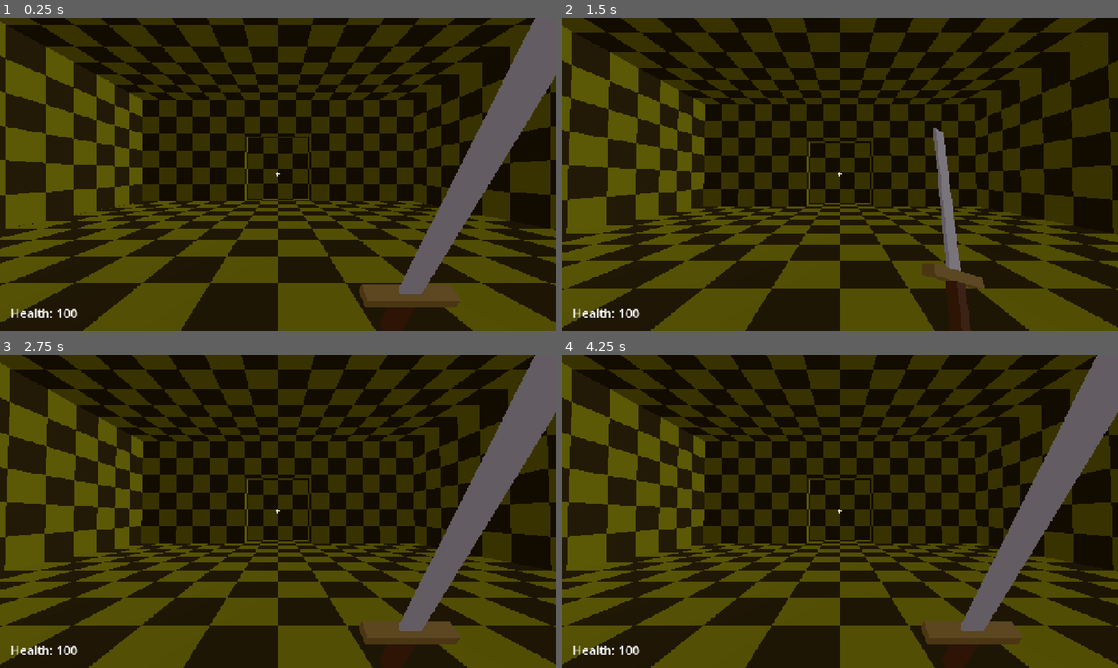
Above: before the commit, frames 1-4 (two rows, left to right).
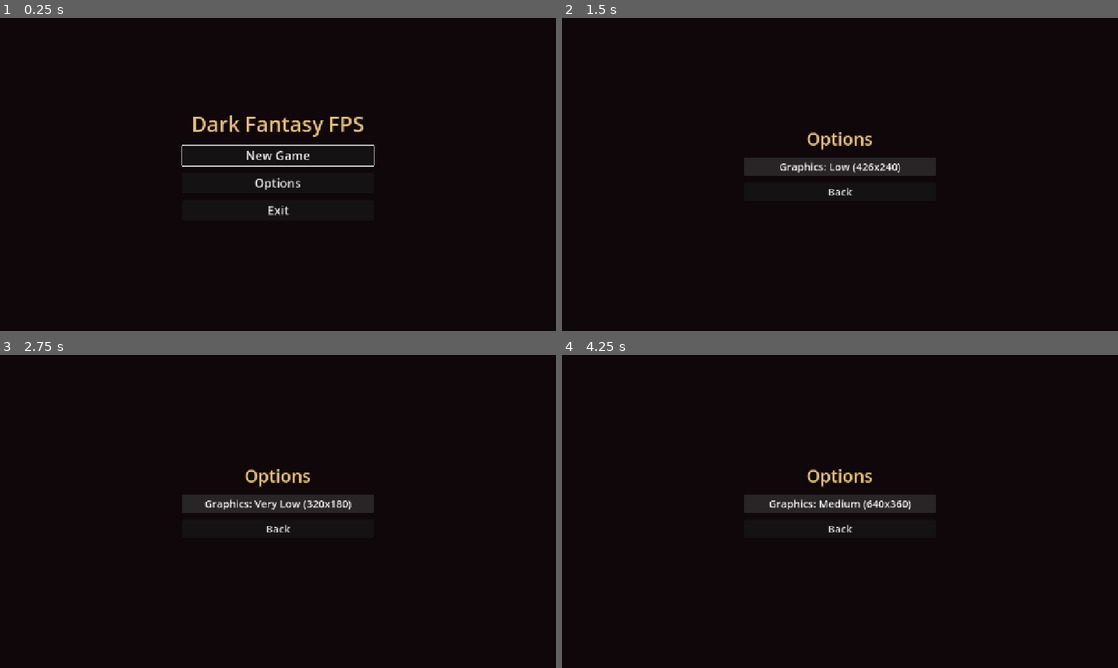
Above: after the commit, the same moments.

Repository: ryanhicke/dark-fantasy-fps
Game: Godot game, scene res://main.tscn
The game is run twice, just before and just after one commit, with the same random seed, the same clock (stepped at 60 frames per second) and the same inputs.
Inputs (mouse positions are in pixels of both pictures, inside the frame that each line leads up to):
- Up to frame 1 (0.25 s): no input
- Up to frame 2 (1.5 s): click (840, 183) at 0.5 s, where only the run after the commit has a clickable "Options"; click (840, 168) at 1.25 s, where only the run after the commit has a clickable "Graphics: Medium (640x360)"
- Up to frame 3 (2.75 s): click (278, 505) at 2 s, where only the run after the commit has a clickable "Graphics: Low (426x240)"
- Up to frame 4 (4.25 s): click (840, 505) at 2.75 s, where only the run after the commit has a clickable "Graphics: Very Low (320x180)"; click (840, 505) at 3.5 s, where only the run after the commit has a clickable "Graphics: High (1280x720)"

The runs differ from the first frame. In frame 1, 55% of the frame differs, in the area x 0-100%, y 0-100%; in frame 2, 52%; in frame 3, 56%; in frame 4, 56%.

Commit message:
Add welcome menu with New Game, Options, and Exit
The game now opens on a main menu instead of dropping into level 1.
W/S (move_forward/move_back) move the highlight and wrap at the ends, and
Enter selects. Navigation lives in a shared MenuPage built on Button focus,
so mouse clicks and arrow keys also work.

- New Game starts the level sequence (honoring Main.start_level_index).
- Options cycles the graphics level (High/Medium/Low/Very Low = pixel size
  1-4) and applies it immediately.
- Exit quits the app.
- Finishing the final level now returns to the menu: GameState emits
  game_completed instead of restarting at level 1.

A new Settings autoload saves the graphics level to user://settings.cfg,
falling back to the default on a missing or bad file. GameView and the F2
debug key go through Settings so they stay in sync. Menus render at full
resolution so they stay readable at every graphics level.

Co-Authored-By: Claude Opus 5.5 <noreply@anthropic.com>

Diff:
--- a/core/game_state.gd
+++ b/core/game_state.gd
@@ -4,11 +4,14 @@
 ## Decides which level comes next; Main does the scene-tree work of loading
 ## it when level_load_requested fires. Levels report back through
 ## finish_level(), and the intermission screen calls advance_to_next_level().
+## Main opens the main menu again on game_completed.
 
 ## Main loads [param scene_path] in place of the current level.
 signal level_load_requested(scene_path: String)
 ## The exit was reached. The intermission screen shows [param stats].
 signal level_finished(stats: LevelStats, is_final: bool)
+## The final level's intermission was dismissed. The run is over.
+signal game_completed
 
 const DEFAULT_LEVEL_LIST_PATH: String = "res://levels/level_list.tres"
 
@@ -58,10 +61,13 @@
 
 
 ## Called when the intermission is dismissed. After the final level this
-## starts a new run from the first level.
+## ends the run instead of loading anything.
 func advance_to_next_level() -> void:
 	if is_final_level():
-		start_game(0)
+		current_level_index = 0
+		_entry_state = null
+		_exit_state = null
+		game_completed.emit()
 		return
 	current_level_index += 1
 	_entry_state = _exit_state
--- /dev/null
+++ b/core/settings.gd
@@ -0,0 +1,55 @@
+extends Node
+## Player-facing settings that persist between launches (user://settings.cfg).
+##
+## Holds only what an options screen exposes: the graphics level for now.
+## Add mouse sensitivity, volume, etc. here as options for them appear.
+##
+## No class_name: the autoload name (Settings) is the global identifier.
+
+signal pixel_size_changed(pixel_size: int)
+
+const SETTINGS_PATH: String = "user://settings.cfg"
+const SECTION_GRAPHICS: String = "graphics"
+const KEY_PIXEL_SIZE: String = "pixel_size"
+## Medium: 640x360 at the 1280x720 base size.
+const DEFAULT_PIXEL_SIZE: int = 2
+
+## GameView pixel size (1 = full resolution, higher = chunkier and faster).
+var pixel_size: int = DEFAULT_PIXEL_SIZE
+## Where settings are read from and written to. Tests point this elsewhere.
+var file_path: String = SETTINGS_PATH
+
+
+func _ready() -> void:
+	load_settings()
+
+
+## Saves immediately, so a change survives even if the game crashes later.
+func set_pixel_size(value: int) -> void:
+	var clamped: int = clampi(value, GameView.MIN_PIXEL_SIZE, GameView.MAX_PIXEL_SIZE)
+	if clamped == pixel_size:
+		return
+	pixel_size = clamped
+	pixel_size_changed.emit(pixel_size)
+	save_settings()
+
+
+## Missing, unreadable, or invalid values fall back to the defaults, so a
+## bad settings file can never stop the game from starting.
+func load_settings() -> void:
+	var config: ConfigFile = ConfigFile.new()
+	pixel_size = DEFAULT_PIXEL_SIZE
+	if config.load(file_path) != OK:
+		return
+	var stored: Variant = config.get_value(SECTION_GRAPHICS, KEY_PIXEL_SIZE, DEFAULT_PIXEL_SIZE)
+	if stored is int:
+		pixel_size = clampi(stored, GameView.MIN_PIXEL_SIZE, GameView.MAX_PIXEL_SIZE)
+
+
+func save_settings() -> Error:
+	var config: ConfigFile = ConfigFile.new()
+	config.set_value(SECTION_GRAPHICS, KEY_PIXEL_SIZE, pixel_size)
+	var result: Error = config.save(file_path)
+	if result != OK:
+		push_warning("Settings: could not save to %s (%s)." % [file_path, error_string(result)])
+	return result
--- a/main.gd
+++ b/main.gd
@@ -1,20 +1,44 @@
 extends Node
-## Entry scene. Starts the run through GameState and swaps level scenes
-## under LevelRoot whenever GameState asks for one. LevelRoot and the HUD
-## live inside GameView so they render at the low internal resolution.
+## Entry scene. Opens on the main menu; New Game starts the run through
+## GameState, and Main swaps level scenes under LevelRoot whenever GameState
+## asks for one. Finishing the final level returns to the menu.
+##
+## LevelRoot and the HUD live inside GameView so they render at the low
+## internal resolution. The menus stay outside it so they're always crisp.
 
-## Level to start from, always with a pistol start. Change it in the
-## inspector to jump straight to a later level.
+## Level New Game starts from, always with a pistol start. Change it in the
+## inspector to jump straight to a later level while testing.
 @export var start_level_index: int = 0
 
 var _level: Node
 
+@onready var _game_view: GameView = $GameView
 @onready var _level_root: Node = $GameView/SubViewport/LevelRoot
+@onready var _main_menu: CanvasLayer = $MainMenu
 
 
 func _ready() -> void:
 	GameState.level_load_requested.connect(_on_level_load_requested)
+	GameState.game_completed.connect(_show_main_menu)
+	_main_menu.new_game_selected.connect(_on_new_game_selected)
+	_main_menu.exit_selected.connect(_on_exit_selected)
+	_show_main_menu()
+
+
+func _show_main_menu() -> void:
+	_unload_level()
+	# Hidden, the GameView stops rendering and forwarding input.
+	_game_view.visible = false
+	_main_menu.open()
+
+
+func _on_new_game_selected() -> void:
+	_game_view.visible = true
 	GameState.start_game(start_level_index)
+
+
+func _on_exit_selected() -> void:
+	get_tree().quit()
 
 
 func _on_level_load_requested(scene_path: String) -> void:
@@ -27,10 +51,16 @@
 	if scene == null:
 		push_error("Main: could not load level '%s'." % scene_path)
 		return
-	if _level != null:
-		# Remove before freeing so the old level's player and camera are gone
-		# before the new ones enter the tree.
-		_level_root.remove_child(_level)
-		_level.queue_free()
+	_unload_level()
 	_level = scene.instantiate()
 	_level_root.add_child(_level)
+
+
+func _unload_level() -> void:
+	if _level == null:
+		return
+	# Remove before freeing so the old level's player and camera are gone
+	# before the new ones enter the tree.
+	_level_root.remove_child(_level)
+	_level.queue_free()
+	_level = null
--- a/main.tscn
+++ b/main.tscn
@@ -4,6 +4,7 @@
 [ext_resource type="PackedScene" path="res://ui/hud.tscn" id="3_hud"]
 [ext_resource type="PackedScene" path="res://ui/intermission.tscn" id="4_intermission"]
 [ext_resource type="Script" path="res://ui/game_view.gd" id="5_game_view"]
+[ext_resource type="PackedScene" path="res://ui/main_menu.tscn" id="6_main_menu"]
 
 [node name="Main" type="Node"]
 script = ExtResource("1_main")
@@ -31,3 +32,5 @@
 [node name="HUD" parent="GameView/SubViewport" instance=ExtResource("3_hud")]
 
 [node name="Intermission" parent="." instance=ExtResource("4_intermission")]
+
+[node name="MainMenu" parent="." instance=ExtResource("6_main_menu")]
--- a/project.godot
+++ b/project.godot
@@ -21,6 +21,7 @@
 GameState="*res://core/game_state.gd"
 SaveManager="*res://core/save_manager.gd"
 AudioManager="*res://core/audio_manager.gd"
+Settings="*res://core/settings.gd"
 
 [display]
 
--- a/tests/test_game_state.gd
+++ b/tests/test_game_state.gd
@@ -81,10 +81,12 @@
 	assert_eq(_state.get_entry_state().health, 42.0)
 
 
-func test_advancing_past_the_final_level_starts_a_new_run() -> void:
+func test_advancing_past_the_final_level_ends_the_run() -> void:
 	_state.start_game(2)
 	_state.finish_level(_bundle(42.0, 7), LevelStats.new())
 	_state.advance_to_next_level()
+	assert_signal_emitted(_state, "game_completed")
+	# Only the start_game load; nothing new is loaded after the final level.
+	assert_signal_emit_count(_state, "level_load_requested", 1)
 	assert_eq(_state.current_level_index, 0)
-	assert_signal_emitted_with_parameters(_state, "level_load_requested", [LEVEL_A])
 	assert_null(_state.get_entry_state())
--- /dev/null
+++ b/tests/test_menus.gd
@@ -0,0 +1,37 @@
+extends GutTest
+## Menu selection wrapping and the graphics level labels.
+
+const BASE_SIZE: Vector2 = Vector2(1280, 720)
+
+
+func test_moving_down_from_the_last_item_wraps_to_the_first() -> void:
+	assert_eq(MenuPage.wrap_index(2, 1, 3), 0)
+
+
+func test_moving_up_from_the_first_item_wraps_to_the_last() -> void:
+	assert_eq(MenuPage.wrap_index(0, -1, 3), 2)
+
+
+func test_moving_within_the_list_does_not_wrap() -> void:
+	assert_eq(MenuPage.wrap_index(0, 1, 3), 1)
+	assert_eq(MenuPage.wrap_index(2, -1, 3), 1)
+
+
+func test_empty_list_stays_at_zero() -> void:
+	assert_eq(MenuPage.wrap_index(0, 1, 0), 0)
+
+
+func test_graphics_labels_name_each_level_and_its_resolution() -> void:
+	assert_eq(OptionsMenu.graphics_label(1, BASE_SIZE), "Graphics: High (1280x720)")
+	assert_eq(OptionsMenu.graphics_label(2, BASE_SIZE), "Graphics: Medium (640x360)")
+	assert_eq(OptionsMenu.graphics_label(3, BASE_SIZE), "Graphics: Low (426x240)")
+	assert_eq(OptionsMenu.graphics_label(4, BASE_SIZE), "Graphics: Very Low (320x180)")
+
+
+func test_every_pixel_size_has_a_name() -> void:
+	for pixel_size: int in range(GameView.MIN_PIXEL_SIZE, GameView.MAX_PIXEL_SIZE + 1):
+		assert_true(OptionsMenu.LEVEL_NAMES.has(pixel_size), "no name for %d" % pixel_size)
+
+
+func test_base_size_matches_the_project_setting() -> void:
+	assert_eq(OptionsMenu.base_size(), BASE_SIZE)
--- /dev/null
+++ b/tests/test_settings.gd
@@ -0,0 +1,76 @@
+extends GutTest
+## Settings save/load and fallbacks. Uses a fresh Settings instance writing
+## to a test file, never the player's real user://settings.cfg.
+
+const SettingsScript: GDScript = preload("res://core/settings.gd")
+const TEST_PATH: String = "user://test_settings.cfg"
+
+var _settings: Node
+
+
+func before_each() -> void:
+	_delete_test_file()
+	_settings = autofree(SettingsScript.new())
+	_settings.file_path = TEST_PATH
+	watch_signals(_settings)
+
+
+func after_each() -> void:
+	_delete_test_file()
+
+
+func _delete_test_file() -> void:
+	if FileAccess.file_exists(TEST_PATH):
+		DirAccess.remove_absolute(TEST_PATH)
+
+
+func _fresh_load() -> Node:
+	var other: Node = autofree(SettingsScript.new())
+	other.file_path = TEST_PATH
+	other.load_settings()
+	return other
+
+
+func test_missing_file_gives_the_default() -> void:
+	_settings.load_settings()
+	assert_eq(_settings.pixel_size, SettingsScript.DEFAULT_PIXEL_SIZE)
+
+
+func test_changed_pixel_size_is_saved_and_reloaded() -> void:
+	_settings.set_pixel_size(3)
+	assert_signal_emitted_with_parameters(_settings, "pixel_size_changed", [3])
+	assert_eq(_fresh_load().pixel_size, 3)
+
+
+func test_setting_the_same_value_does_nothing() -> void:
+	_settings.set_pixel_size(SettingsScript.DEFAULT_PIXEL_SIZE)
+	assert_signal_not_emitted(_settings, "pixel_size_changed")
+	assert_false(FileAccess.file_exists(TEST_PATH))
+
+
+func test_out_of_range_values_are_clamped() -> void:
+	_settings.set_pixel_size(99)
+	assert_eq(_settings.pixel_size, GameView.MAX_PIXEL_SIZE)
+	_settings.set_pixel_size(-5)
+	assert_eq(_settings.pixel_size, GameView.MIN_PIXEL_SIZE)
+
+
+func test_garbage_file_falls_back_to_the_default() -> void:
+	var file: FileAccess = FileAccess.open(TEST_PATH, FileAccess.WRITE)
+	file.store_string("this is [not a valid config")
+	file.close()
+	assert_eq(_fresh_load().pixel_size, SettingsScript.DEFAULT_PIXEL_SIZE)
+
+
+func test_wrong_value_type_falls_back_to_the_default() -> void:
+	var config: ConfigFile = ConfigFile.new()
+	config.set_value(SettingsScript.SECTION_GRAPHICS, SettingsScript.KEY_PIXEL_SIZE, "big")
+	config.save(TEST_PATH)
+	assert_eq(_fresh_load().pixel_size, SettingsScript.DEFAULT_PIXEL_SIZE)
+
+
+func test_out_of_range_saved_value_is_clamped_on_load() -> void:
+	var config: ConfigFile = ConfigFile.new()
+	config.set_value(SettingsScript.SECTION_GRAPHICS, SettingsScript.KEY_PIXEL_SIZE, 50)
+	config.save(TEST_PATH)
+	assert_eq(_fresh_load().pixel_size, GameView.MAX_PIXEL_SIZE)
--- a/ui/game_view.gd
+++ b/ui/game_view.gd
@@ -22,16 +22,16 @@
 ## than an input action because it is a dev tool, not a player control.
 const DEBUG_CYCLE_KEY: Key = KEY_F2
 
-## 2 renders 640x360 at the 1280x720 base size. Player-facing option later.
-@export_range(MIN_PIXEL_SIZE, MAX_PIXEL_SIZE) var pixel_size: int = 2:
-	set = set_pixel_size
+## Mirrors Settings.pixel_size, which is the source of truth (and is saved).
+var pixel_size: int = Settings.DEFAULT_PIXEL_SIZE
 
 @onready var _viewport: SubViewport = $SubViewport
 
 
 func _ready() -> void:
 	resized.connect(_apply_scale)
-	_apply_scale()
+	Settings.pixel_size_changed.connect(set_pixel_size)
+	set_pixel_size(Settings.pixel_size)
 
 
 func _unhandled_key_input(event: InputEvent) -> void:
@@ -40,13 +40,13 @@
 	var key: InputEventKey = event as InputEventKey
 	if key != null and key.pressed and not key.echo and key.keycode == DEBUG_CYCLE_KEY:
 		get_viewport().set_input_as_handled()
-		set_pixel_size(next_pixel_size(pixel_size))
+		# Through Settings, so the options screen and saved file stay in sync.
+		Settings.set_pixel_size(next_pixel_size(pixel_size))
 
 
 func set_pixel_size(value: int) -> void:
 	pixel_size = clampi(value, MIN_PIXEL_SIZE, MAX_PIXEL_SIZE)
-	if is_node_ready():
-		_apply_scale()
+	_apply_scale()
 
 
 ## The SubViewport resolution for a container of [param container_size].
--- a/ui/intermission.gd
+++ b/ui/intermission.gd
@@ -38,7 +38,7 @@
 	_secrets_label.text = "Secrets: %d / %d" % [stats.secrets, stats.total_secrets]
 	_time_label.text = "Time: %s" % LevelStats.format_time(stats.time_seconds)
 	_prompt_label.text = (
-		"The End. Press Enter to play again" if is_final else "Press Enter to continue"
+		"The End. Press Enter to return to the menu" if is_final else "Press Enter to continue"
 	)
 	_prompt_label.visible = false
 	_accepting_input = false
--- /dev/null
+++ b/ui/main_menu.gd
@@ -0,0 +1,52 @@
+extends CanvasLayer
+## Welcome screen: New Game, Options, Exit. Main decides what New Game and
+## Exit do; this screen only reports the choice.
+##
+## Runs with process_mode ALWAYS so it works whatever the pause state is.
+
+signal new_game_selected
+signal exit_selected
+
+@onready var _main_page: MenuPage = $MainPage
+@onready var _options_page: OptionsMenu = $OptionsMenu
+@onready var _new_game_button: Button = $MainPage/NewGameButton
+@onready var _options_button: Button = $MainPage/OptionsButton
+@onready var _exit_button: Button = $MainPage/ExitButton
+
+
+func _ready() -> void:
+	_new_game_button.pressed.connect(_on_new_game_pressed)
+	_options_button.pressed.connect(_show_page.bind(_options_page))
+	_exit_button.pressed.connect(exit_selected.emit)
+	_options_page.back_selected.connect(_on_options_back)
+
+
+func open() -> void:
+	visible = true
+	Input.mouse_mode = Input.MOUSE_MODE_VISIBLE
+	_show_page(_main_page)
+
+
+func close() -> void:
+	visible = false
+	# Hidden pages ignore W/S, so gameplay movement never moves the menu.
+	_main_page.visible = false
+	_options_page.visible = false
+
+
+func _show_page(page: MenuPage) -> void:
+	_main_page.visible = page == _main_page
+	_options_page.visible = page == _options_page
+	# Deferred: focus can only be grabbed once the page is visible.
+	page.focus_first.call_deferred()
+
+
+func _on_new_game_pressed() -> void:
+	close()
+	new_game_selected.emit()
+
+
+func _on_options_back() -> void:
+	_show_page(_main_page)
+	# Return the highlight to Options, where the player left.
+	_options_button.grab_focus.call_deferred()
--- /dev/null
+++ b/ui/main_menu.tscn
@@ -0,0 +1,58 @@
+[gd_scene format=3]
+
+[ext_resource type="Script" path="res://ui/main_menu.gd" id="1_main_menu"]
+[ext_resource type="Script" path="res://ui/menu_page.gd" id="2_menu_page"]
+[ext_resource type="PackedScene" path="res://ui/options_menu.tscn" id="3_options"]
+
+[node name="MainMenu" type="CanvasLayer"]
+process_mode = 3
+layer = 20
+script = ExtResource("1_main_menu")
+
+[node name="Background" type="ColorRect" parent="."]
+anchors_preset = 15
+anchor_right = 1.0
+anchor_bottom = 1.0
+grow_horizontal = 2
+grow_vertical = 2
+color = Color(0.06, 0.03, 0.04, 1)
+
+[node name="MainPage" type="VBoxContainer" parent="."]
+anchors_preset = 8
+anchor_left = 0.5
+anchor_top = 0.5
+anchor_right = 0.5
+anchor_bottom = 0.5
+offset_left = -220.0
+offset_top = -150.0
+offset_right = 220.0
+offset_bottom = 150.0
+grow_horizontal = 2
+grow_vertical = 2
+theme_override_constants/separation = 16
+script = ExtResource("2_menu_page")
+
+[node name="TitleLabel" type="Label" parent="MainPage"]
+layout_mode = 2
+theme_override_colors/font_color = Color(0.9, 0.75, 0.45, 1)
+theme_override_font_sizes/font_size = 48
+text = "Dark Fantasy FPS"
+horizontal_alignment = 1
+
+[node name="NewGameButton" type="Button" parent="MainPage"]
+layout_mode = 2
+theme_override_font_sizes/font_size = 28
+text = "New Game"
+
+[node name="OptionsButton" type="Button" parent="MainPage"]
+layout_mode = 2
+theme_override_font_sizes/font_size = 28
+text = "Options"
+
+[node name="ExitButton" type="Button" parent="MainPage"]
+layout_mode = 2
+theme_override_font_sizes/font_size = 28
+text = "Exit"
+
+[node name="OptionsMenu" parent="." instance=ExtResource("3_options")]
+visible = false
--- /dev/null
+++ b/ui/menu_page.gd
@@ -0,0 +1,65 @@
+class_name MenuPage
+extends VBoxContainer
+## A vertical list of Buttons navigated with the movement keys: W/S (the
+## move_forward/move_back actions) move the highlight and wrap at the ends,
+## and Enter (ui_accept) presses the highlighted button.
+##
+## The highlight is plain keyboard focus, so Godot's Button handles Enter
+## and mouse clicks. Arrow keys also work through the focus neighbors set
+## here. Only direct Button children are part of the list.
+
+var _buttons: Array[Button] = []
+
+
+func _ready() -> void:
+	for child: Node in get_children():
+		var button: Button = child as Button
+		if button != null:
+			_buttons.append(button)
+	_link_focus_neighbors()
+
+
+func _unhandled_input(event: InputEvent) -> void:
+	# Hidden pages share the scene with the visible one; only it may react.
+	if not is_visible_in_tree():
+		return
+	var step: int = 0
+	if event.is_action_pressed("move_forward"):
+		step = -1
+	elif event.is_action_pressed("move_back"):
+		step = 1
+	if step == 0:
+		return
+	get_viewport().set_input_as_handled()
+	move_focus(step)
+
+
+func focus_first() -> void:
+	if not _buttons.is_empty():
+		_buttons[0].grab_focus()
+
+
+## Moves the highlight [param step] items down (negative is up), wrapping.
+func move_focus(step: int) -> void:
+	if _buttons.is_empty():
+		return
+	var current: int = _buttons.find(get_viewport().gui_get_focus_owner() as Button)
+	if current < 0:
+		focus_first()
+		return
+	_buttons[wrap_index(current, step, _buttons.size())].grab_focus()
+
+
+static func wrap_index(current: int, step: int, count: int) -> int:
+	if count <= 0:
+		return 0
+	return posmod(current + step, count)
+
+
+## Makes the arrow keys wrap the same way W/S do.
+func _link_focus_neighbors() -> void:
+	var count: int = _buttons.size()
+	for i: int in count:
+		var button: Button = _buttons[i]
+		button.focus_neighbor_top = button.get_path_to(_buttons[wrap_index(i, -1, count)])
+		button.focus_neighbor_bottom = button.get_path_to(_buttons[wrap_index(i, 1, count)])
--- /dev/null
+++ b/ui/options_menu.gd
@@ -0,0 +1,48 @@
+class_name OptionsMenu
+extends MenuPage
+## Options page. Enter on the graphics row cycles the graphics level; the
+## change applies (and is saved) at once through Settings.
+
+signal back_selected
+
+## Graphics level names by GameView pixel size.
+const LEVEL_NAMES: Dictionary[int, String] = {
+	1: "High",
+	2: "Medium",
+	3: "Low",
+	4: "Very Low",
+}
+
+@onready var _graphics_button: Button = $GraphicsButton
+@onready var _back_button: Button = $BackButton
+
+
+func _ready() -> void:
+	super()
+	_graphics_button.pressed.connect(_on_graphics_pressed)
+	_back_button.pressed.connect(back_selected.emit)
+	Settings.pixel_size_changed.connect(_refresh)
+	_refresh(Settings.pixel_size)
+
+
+## E.g. "Graphics: Medium (640x360)" for pixel size 2 at a 1280x720 base.
+static func graphics_label(pixel_size: int, base_size: Vector2) -> String:
+	var render_size: Vector2i = GameView.render_size_for(base_size, pixel_size)
+	return "Graphics: %s (%dx%d)" % [
+		LEVEL_NAMES.get(pixel_size, "Custom"), render_size.x, render_size.y
+	]
+
+
+static func base_size() -> Vector2:
+	return Vector2(
+		ProjectSettings.get_setting("display/window/size/viewport_width"),
+		ProjectSettings.get_setting("display/window/size/viewport_height")
+	)
+
+
+func _on_graphics_pressed() -> void:
+	Settings.set_pixel_size(GameView.next_pixel_size(Settings.pixel_size))
+
+
+func _refresh(pixel_size: int) -> void:
+	_graphics_button.text = graphics_label(pixel_size, base_size())
--- /dev/null
+++ b/ui/options_menu.tscn
@@ -0,0 +1,35 @@
+[gd_scene format=3]
+
+[ext_resource type="Script" path="res://ui/options_menu.gd" id="1_options"]
+
+[node name="OptionsMenu" type="VBoxContainer"]
+anchors_preset = 8
+anchor_left = 0.5
+anchor_top = 0.5
+anchor_right = 0.5
+anchor_bottom = 0.5
+offset_left = -220.0
+offset_top = -110.0
+offset_right = 220.0
+offset_bottom = 110.0
+grow_horizontal = 2
+grow_vertical = 2
+theme_override_constants/separation = 16
+script = ExtResource("1_options")
+
+[node name="TitleLabel" type="Label" parent="."]
+layout_mode = 2
+theme_override_colors/font_color = Color(0.9, 0.75, 0.45, 1)
+theme_override_font_sizes/font_size = 40
+text = "Options"
+horizontal_alignment = 1
+
+[node name="GraphicsButton" type="Button" parent="."]
+layout_mode = 2
+theme_override_font_sizes/font_size = 24
+text = "Graphics: Medium (640x360)"
+
+[node name="BackButton" type="Button" parent="."]
+layout_mode = 2
+theme_override_font_sizes/font_size = 24
+text = "Back"
Not shown, added: core/settings.gd.uid
Not shown, added: tests/test_menus.gd.uid
Not shown, added: tests/test_settings.gd.uid
Not shown, added: ui/main_menu.gd.uid
Not shown, added: ui/menu_page.gd.uid
Not shown, added: ui/options_menu.gd.uid
Not shown, changed: docs/placeholders.md
